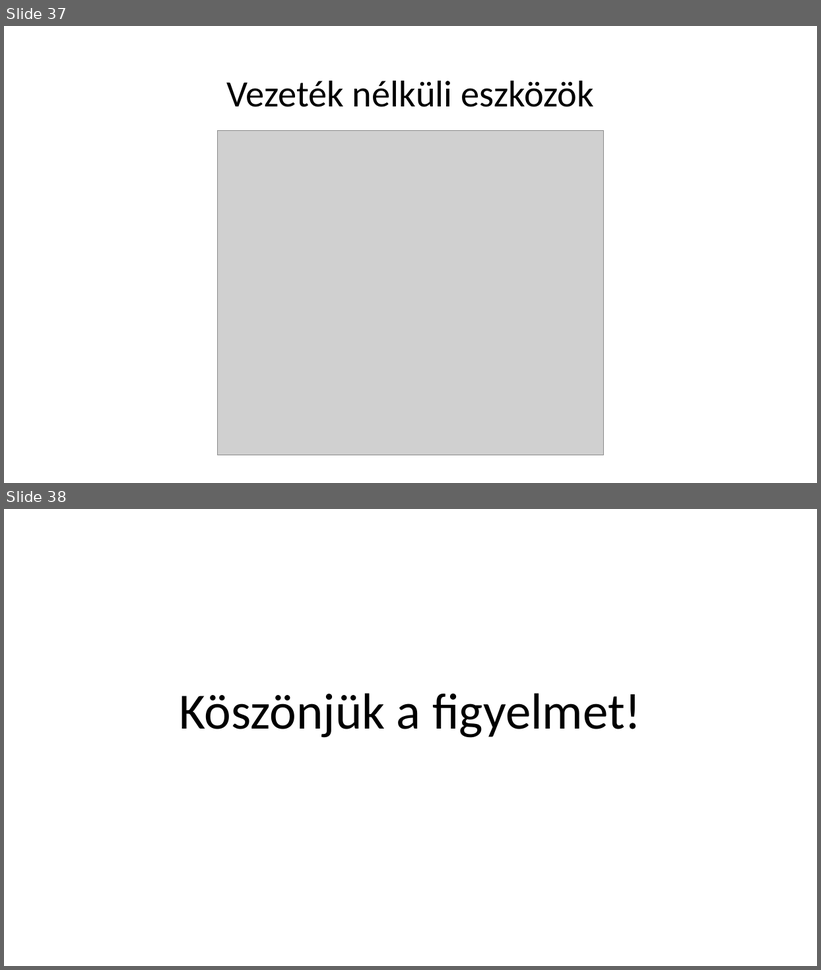
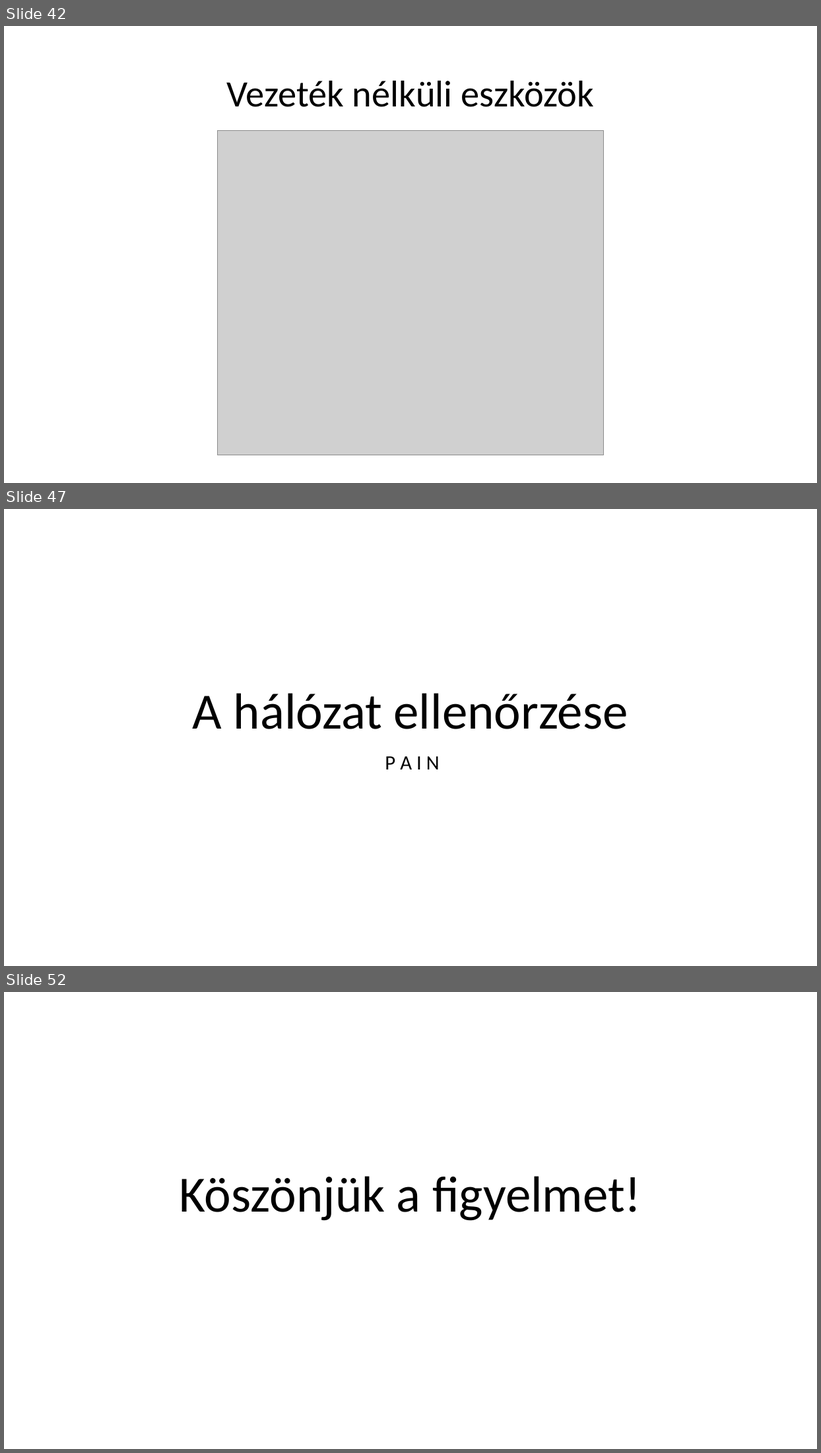
Before and after one commit to I-Izumi/School-project-network, a slide deck: Prezentációk/School_projects_ppt.pptx. Shown one above the other, each under a label of ours: slides 37 and 38 before the commit, slides 42, 47 and 52 after it; the slides between them are not shown. The pictures are 821x970 and 821x1453 pixels, drawn with LibreOffice and Linux fonts; fonts in the diff are those of the drawing; grey boxes stand for pictures. Boxes give left, top, right and bottom in pixels: in the first picture for what was removed or moved away, otherwise in the second. Text is boxed around its words. In the diff, an @@ line names an element or a change of style, - is before the commit and + after.

Commit message:
szeged, ikso és hálózat ellenőrzés megcsinálva

```diff
--- a/Prezentációk/School_projects_ppt.pptx
+++ b/Prezentációk/School_projects_ppt.pptx
@@ slide 47 added at [4, 509, 817, 966], background #FFFFFF @@
@@ title added at [193, 693, 628, 729], 60 pt, text #000000 @@
+A hálózat ellenőrzése
@@ subtitle added at [385, 757, 440, 770], 24 pt, text #000000 @@
+P A I N
@@ what was slide 37 is now slide 42 @@
@@ what was slide 38 is now slide 52 @@
```
Also in this commit, not shown: 14 other slides added, 1 slide removed.
